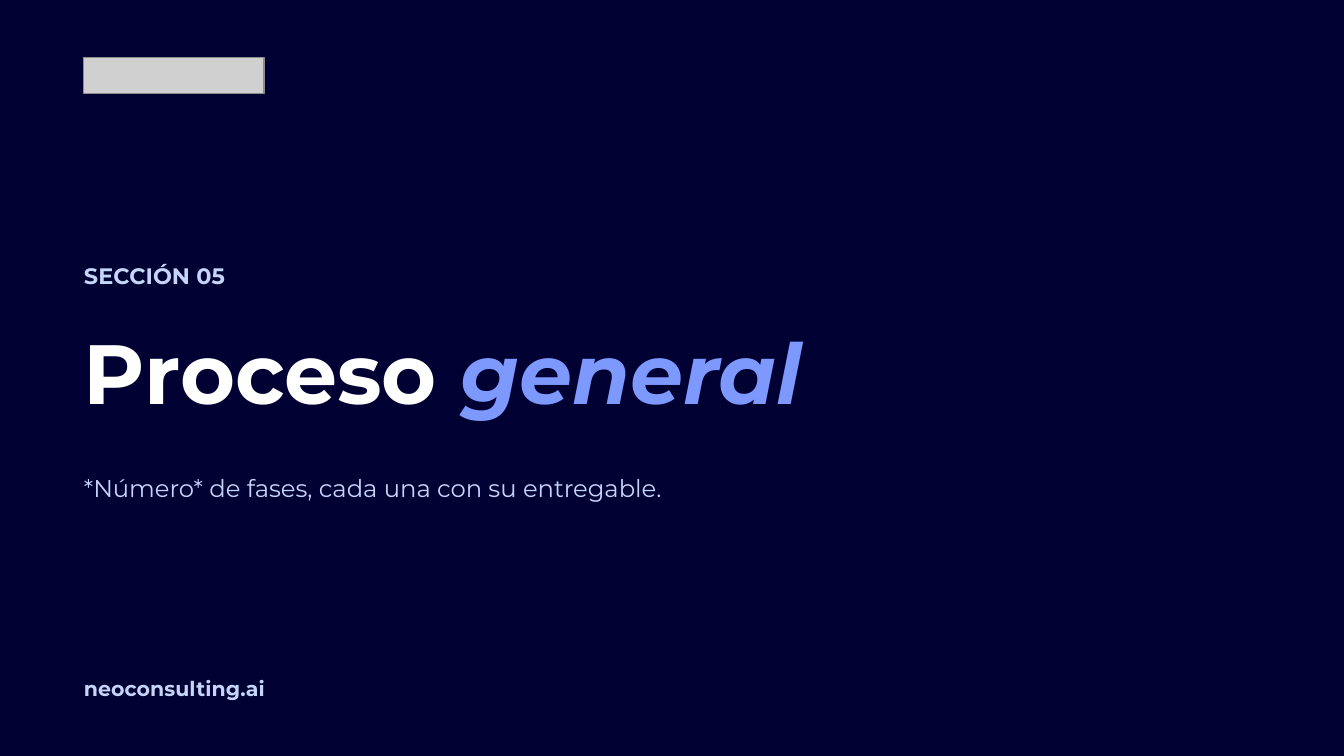
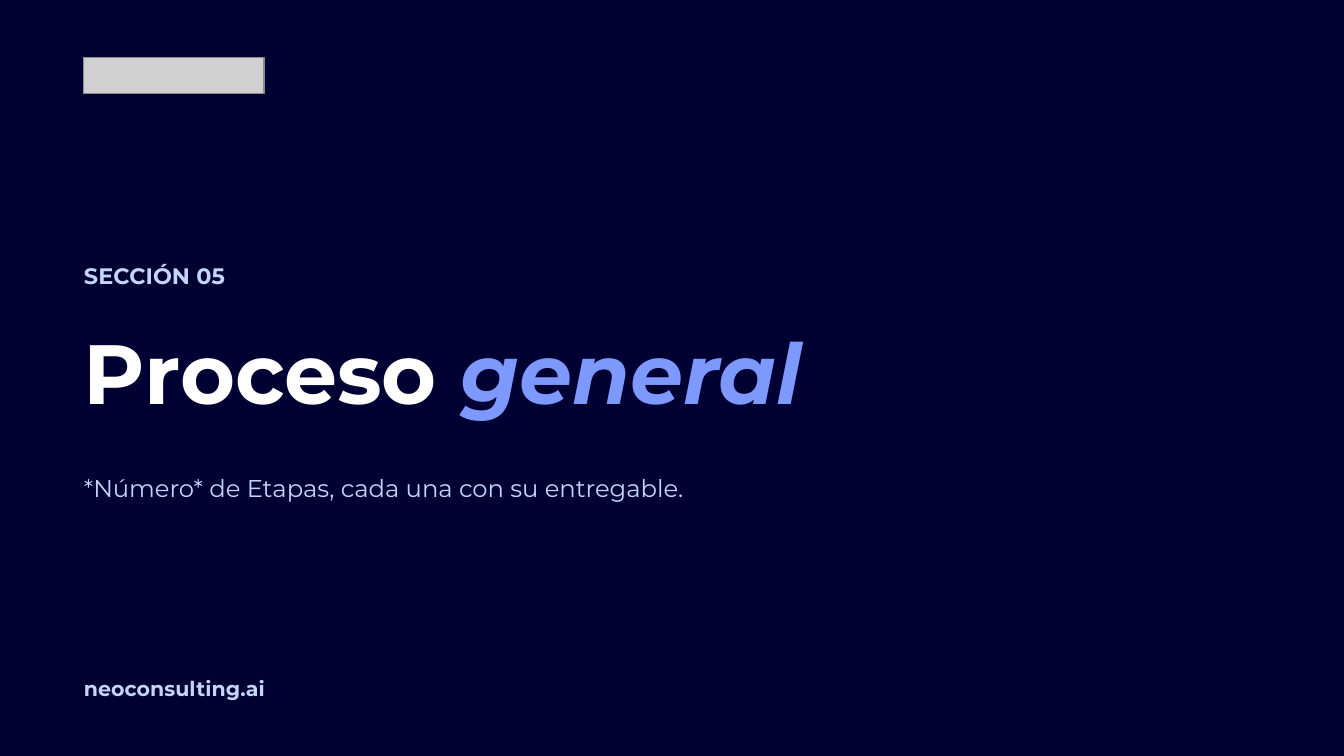
Before and after one commit to miguelchumacero/plantilla-base-deck, a slide deck: slide 17 of plantilla-base.pptx. Drawn at 1344x756 pixels with LibreOffice and Linux fonts; fonts in the diff are those of the drawing; grey boxes stand for pictures; background and template pictures are left out. Boxes give left, top, right and bottom in pixels: in the first picture for what was removed or moved away, otherwise in the second. Text is boxed around its words. In the diff, an @@ line names an element or a change of style, - is before the commit and + after.

```diff
--- a/plantilla-base.pptx
+++ b/plantilla-base.pptx
@@ text at <box>84,479,684,502</box>: text changed @@
-*Número* de fases, cada una con su entregable.
+*Número* de Etapas, cada una con su entregable.
```
Also in this commit, not shown: 18 other slides changed.
